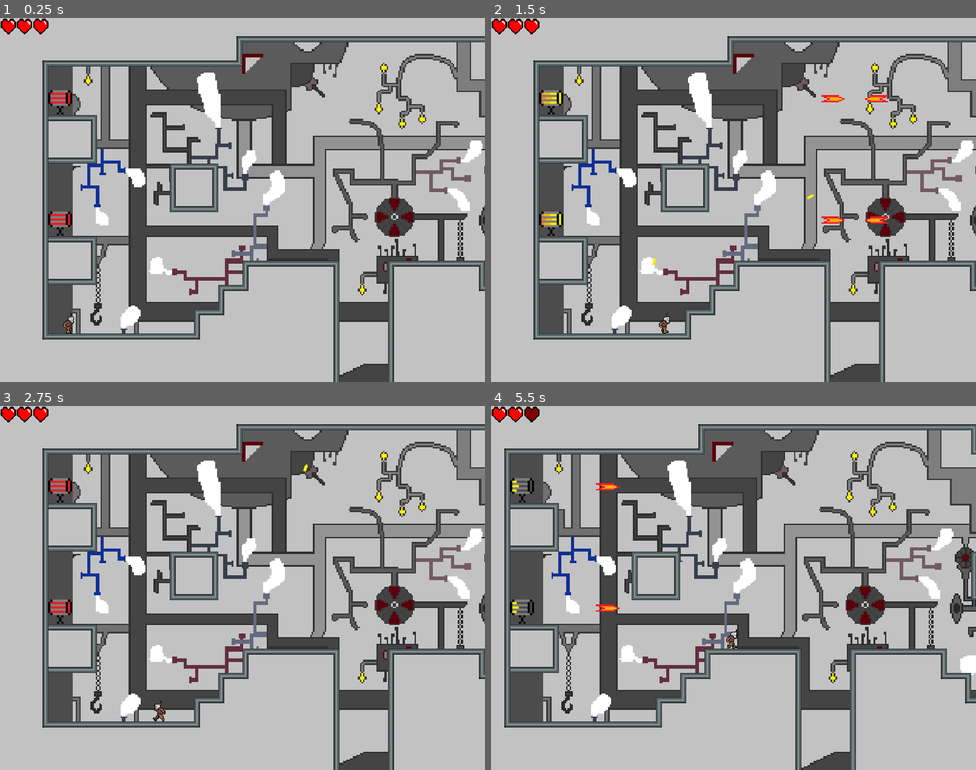
Above: before the commit, frames 1-4 (two rows, left to right).
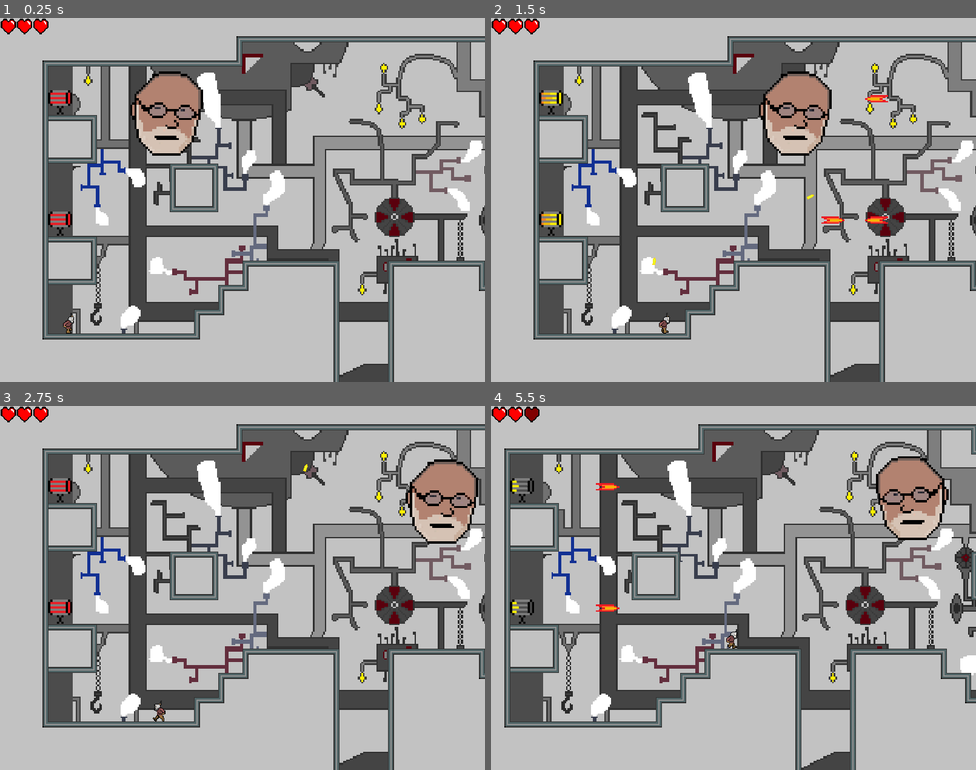
Above: after the commit, the same moments.

Repository: Kumodatsu/dream-within-a-dream
Game: Godot game, scene res://levels/Level_9.tscn
The game is run twice, just before and just after one commit, with the same random seed, the same clock (stepped at 60 frames per second) and the same inputs. This scene is started directly instead of the project's main scene.
Inputs (mouse positions are in pixels of both pictures, inside the frame that each line leads up to):
- Up to frame 1 (0.25 s): no input
- Up to frame 2 (1.5 s): move the mouse to (840, 181) at 0.52 s; press the mouse at (840, 181) at 0.53 s; hold D (player_move_right) from 0.53 s (still down); tap W (player_jump) at 0.77 s; move the mouse to (636, 218) at 1.27 s; release the mouse at (636, 218) at 1.28 s; click (636, 218) at 1.35 s
- Up to frame 3 (2.75 s): tap W (player_jump) at 1.52 s; move the mouse to (291, 507) at 2.02 s; release D (player_move_right) at 2.03 s; press the mouse at (291, 507) at 2.03 s; hold A (player_move_left) from 2.03 s (still down)
- Up to frame 4 (5.5 s): move the mouse to (709, 660) at 2.77 s; release A (player_move_left) at 2.78 s; release the mouse at (709, 660) at 2.78 s; hold D (player_move_right) 2.78-4.28 s; click (709, 660) at 2.85 s; tap W (player_jump) at 3.02, 3.77, 4.52 s; move the mouse to (879, 642) at 3.52 s; press the mouse at (879, 642) at 3.53 s; move the mouse to (588, 533) at 4.27 s; release the mouse at (588, 533) at 4.28 s; hold A (player_move_left) 4.28-5.03 s; click (588, 533) at 4.35 s; move the mouse to (757, 588) at 5.02 s; press the mouse at (757, 588) at 5.03 s; hold D (player_move_right) from 5.03 s (still down)

The runs differ from the first frame. In frame 1, 2.4% of the frame differs, in the area x 26-42%, y 14-38%; in frame 2, 2.4%; in frame 3, 2.5%; in frame 4, 2.5%, in the area x 79-95%, y 13-37%.

Commit message:
Add final boss fight

Diff:
--- /dev/null
+++ b/dream-within-a-dream/entities/Ice.tscn
@@ -0,0 +1,27 @@
+[gd_scene load_steps=4 format=2]
+
+[ext_resource path="res://assets/sprites/projectiles/ice.png" type="Texture" id=1]
+[ext_resource path="res://scripts/ice.gd" type="Script" id=2]
+
+[sub_resource type="CircleShape2D" id=1]
+radius = 15.0
+
+[node name="Ice" type="Area2D"]
+collision_layer = 16
+collision_mask = 3
+script = ExtResource( 2 )
+
+[node name="Sprite" type="Sprite" parent="."]
+texture = ExtResource( 1 )
+
+[node name="CollisionShape2D" type="CollisionShape2D" parent="."]
+position = Vector2( -1, 0 )
+shape = SubResource( 1 )
+
+[node name="Timer" type="Timer" parent="."]
+wait_time = 10.0
+one_shot = true
+autostart = true
+
+[connection signal="body_entered" from="." to="." method="_on_body_entered"]
+[connection signal="timeout" from="Timer" to="." method="_on_timeout"]
--- /dev/null
+++ b/dream-within-a-dream/entities/Ich.tscn
@@ -0,0 +1,63 @@
+[gd_scene load_steps=17 format=2]
+
+[ext_resource path="res://assets/sprites/enemies/ich/sigmund.png" type="Texture" id=1]
+[ext_resource path="res://assets/sprites/enemies/ich/sigmund-spit.png" type="Texture" id=2]
+[ext_resource path="res://scripts/ich.gd" type="Script" id=3]
+[ext_resource path="res://assets/sprites/enemies/ich/explosion-01.png" type="Texture" id=4]
+[ext_resource path="res://assets/sprites/enemies/ich/explosion-00.png" type="Texture" id=5]
+[ext_resource path="res://assets/sprites/enemies/ich/explosion-09.png" type="Texture" id=6]
+[ext_resource path="res://assets/sprites/enemies/ich/explosion-04.png" type="Texture" id=7]
+[ext_resource path="res://assets/sprites/enemies/ich/explosion-05.png" type="Texture" id=8]
+[ext_resource path="res://assets/sprites/enemies/ich/explosion-06.png" type="Texture" id=9]
+[ext_resource path="res://assets/sprites/enemies/ich/explosion-03.png" type="Texture" id=10]
+[ext_resource path="res://assets/sprites/enemies/ich/explosion-08.png" type="Texture" id=11]
+[ext_resource path="res://assets/sprites/enemies/ich/explosion-02.png" type="Texture" id=12]
+[ext_resource path="res://assets/sprites/enemies/ich/explosion-07.png" type="Texture" id=13]
+[ext_resource path="res://assets/sfx/explosion.wav" type="AudioStream" id=14]
+
+[sub_resource type="SpriteFrames" id=1]
+animations = [ {
+"frames": [ ExtResource( 1 ) ],
+"loop": true,
+"name": "float",
+"speed": 5.0
+}, {
+"frames": [ ExtResource( 5 ), ExtResource( 4 ), ExtResource( 12 ), ExtResource( 10 ), ExtResource( 7 ), ExtResource( 8 ), ExtResource( 9 ), ExtResource( 13 ), ExtResource( 11 ), ExtResource( 6 ) ],
+"loop": true,
+"name": "explode",
+"speed": 12.0
+}, {
+"frames": [ ExtResource( 2 ) ],
+"loop": true,
+"name": "spit",
+"speed": 5.0
+} ]
+
+[sub_resource type="CapsuleShape2D" id=2]
+radius = 43.0
+height = 32.3322
+
+[node name="Ich" type="KinematicBody2D"]
+collision_layer = 16
+collision_mask = 34
+script = ExtResource( 3 )
+
+[node name="AnimatedSprite" type="AnimatedSprite" parent="."]
+frames = SubResource( 1 )
+animation = "float"
+playing = true
+
+[node name="CollisionShape2D" type="CollisionShape2D" parent="."]
+position = Vector2( 2, 0 )
+rotation = 0.123695
+shape = SubResource( 2 )
+
+[node name="Timer" type="Timer" parent="."]
+wait_time = 2.0
+autostart = true
+
+[node name="ExplosionSound" type="AudioStreamPlayer" parent="."]
+stream = ExtResource( 14 )
+
+[connection signal="animation_finished" from="AnimatedSprite" to="." method="_on_animation_finished"]
+[connection signal="timeout" from="Timer" to="." method="_on_timeout"]
--- a/dream-within-a-dream/levels/Level_9.tscn
+++ b/dream-within-a-dream/levels/Level_9.tscn
@@ -1,6 +1,7 @@
-[gd_scene load_steps=7 format=2]
+[gd_scene load_steps=8 format=2]
 
 [ext_resource path="res://entities/Cannon.tscn" type="PackedScene" id=1]
+[ext_resource path="res://entities/Ich.tscn" type="PackedScene" id=2]
 [ext_resource path="res://entities/Jacob.tscn" type="PackedScene" id=3]
 [ext_resource path="res://assets/sprites/backgrounds/bg-world-3.png" type="Texture" id=4]
 [ext_resource path="res://tilesets/Tileset.tres" type="TileSet" id=6]
@@ -52,6 +53,10 @@
 position = Vector2( 908, 280 )
 scale = Vector2( -1, 1 )
 
+[node name="Ich" parent="Enemies" instance=ExtResource( 2 )]
+position = Vector2( 189, 130 )
+direction = 1
+
 [node name="Jacob" parent="." instance=ExtResource( 3 )]
 position = Vector2( 96, 417 )
 
--- a/dream-within-a-dream/scripts/bermhart.gd
+++ b/dream-within-a-dream/scripts/bermhart.gd
@@ -1,7 +1,7 @@
 extends KinematicBody2D
 
-# "Say hello to my little friend!"
-# -Rake Ricardo, 2014
+# "Say hello to my little fiend!"
+# -Buddy Bermhart, 2014
 
 enum Direction {
     LEFT  = -1,
--- /dev/null
+++ b/dream-within-a-dream/scripts/ice.gd
@@ -0,0 +1,15 @@
+extends Area2D
+
+var speed:     float   = 400.0
+var direction: Vector2 = Vector2.DOWN
+
+func _physics_process(delta: float):
+    position += delta * speed * direction
+
+func _on_timeout():
+    queue_free()
+
+func _on_body_entered(body: Node):
+    if body.get_collision_layer() == 1:
+        body.change_health(-1)
+    queue_free()
--- /dev/null
+++ b/dream-within-a-dream/scripts/ich.gd
@@ -0,0 +1,75 @@
+extends KinematicBody2D
+
+enum Direction {
+    LEFT  = -1,
+    RIGHT =  1
+}
+
+# Horizontal speed when moving.
+export            var max_speed:      float = 150.0
+# Direction the enemy is flying.
+export(Direction) var direction:      int   = Direction.LEFT
+# Number of hits to take before dying.
+export            var max_hp:         int   = 75
+
+onready var hp:     int  = max_hp
+onready var player: Node = get_player()
+
+var velocity: Vector2 = Vector2.ZERO
+
+func _ready():
+    change_direction(direction)
+
+func _physics_process(_delta: float):
+    velocity = move_and_slide(velocity, Vector2.UP)
+    if is_on_wall():
+        change_direction(-1 * direction)
+
+func get_player() -> Node:
+    return get_node("/root/Level/Jacob")
+
+func die():
+    if hp <= 0:
+        return
+    hp -= 1
+    if hp <= 0:
+        velocity.x = 0.0
+        $AnimatedSprite.play("explode")
+        $ExplosionSound.play()
+
+func change_direction(dir: int):
+    direction              = dir
+    velocity.x             = direction * max_speed
+    $AnimatedSprite.flip_h = direction == Direction.LEFT
+
+func shoot():
+    var aim_pos = player.global_position
+    var aim_dir = aim_pos - global_position
+    if aim_dir == Vector2.ZERO:
+        return
+    aim_dir = aim_dir.normalized()
+
+    var ice    = load("res://entities/Ice.tscn").instance()
+    var offset = Vector2(0.0, 40.0)
+
+    ice.position  = global_position + offset
+    ice.direction = aim_dir
+
+    get_tree().get_root().add_child(ice)
+
+func _on_body_entered(body: Node):
+    if body.get_collision_layer() == 1:
+        body.change_health(-1)
+
+func _on_timeout():
+    if $AnimatedSprite.animation == "explode":
+        return
+    $AnimatedSprite.play("spit")
+    shoot()
+
+func _on_animation_finished():
+    match $AnimatedSprite.animation:
+        "spit":
+            $AnimatedSprite.play("float")
+        "explode":
+            LevelManager.advance_level()
--- a/dream-within-a-dream/spriteframes/Jacob.tres
+++ b/dream-within-a-dream/spriteframes/Jacob.tres
@@ -12,14 +12,14 @@
 
 [resource]
 animations = [ {
+"frames": [ ExtResource( 6 ) ],
+"loop": true,
+"name": "Idle",
+"speed": 5.0
+}, {
 "frames": [ ExtResource( 7 ) ],
 "loop": true,
 "name": "Air",
-"speed": 5.0
-}, {
-"frames": [ ExtResource( 6 ) ],
-"loop": true,
-"name": "Idle",
 "speed": 5.0
 }, {
 "frames": [ ExtResource( 3 ), ExtResource( 6 ), ExtResource( 4 ), ExtResource( 2 ), ExtResource( 8 ), ExtResource( 9 ), ExtResource( 5 ), ExtResource( 1 ) ],
